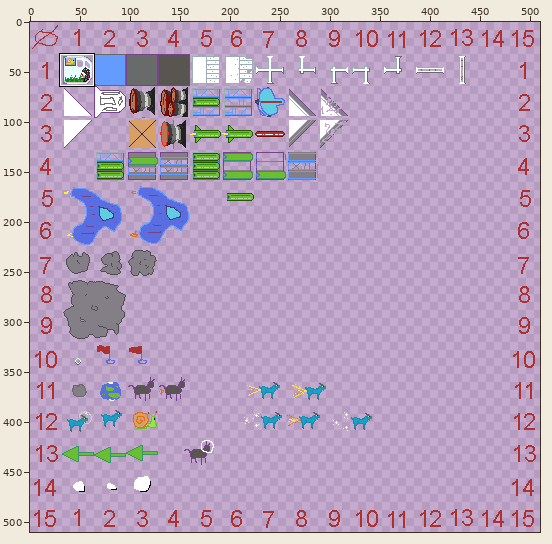
Sprite sheet, stored at src-deploy/public/ludumDare43/images/ship-001.png. The first picture is a wide view before the edit; the outline marks the close-up.
Close-up. Before the commit:
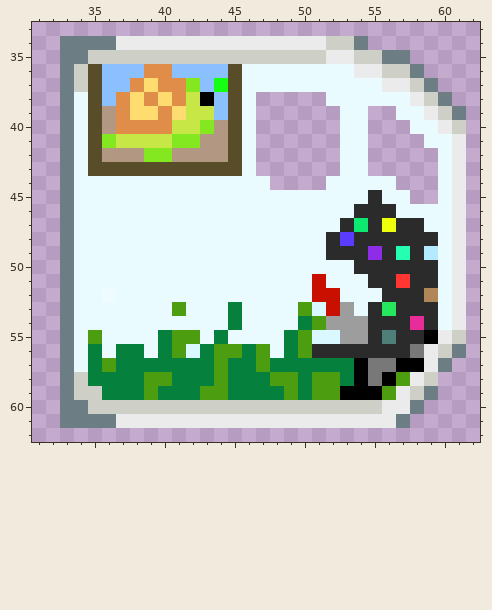
The file is 512x512 pixels. Pixels under 10% opacity are left out. Colours within 5 levels of each other are drawn and written as one. Shown: x 31..62, y 33..62. The wide view leaves out empty margins. The commit also changed other parts of the picture, which this record leaves out.
The same view after the edit:
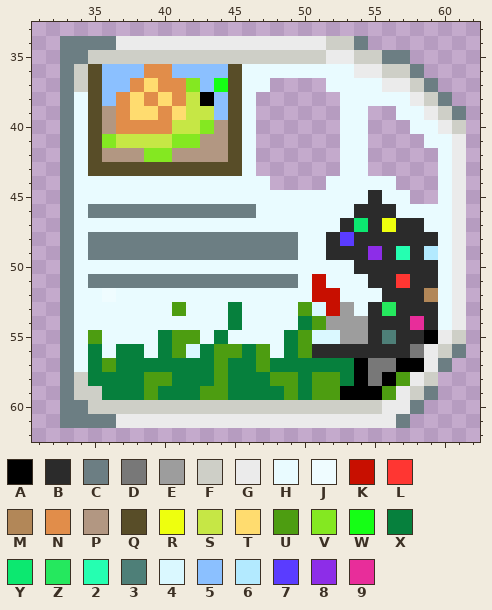
Palette (. is transparent): A #000000  B #2b2b2b  C #6c7e83  D #787878  E #9d9d9d  F #cecfc7  G #ebebeb  H #e9fbff  J #effcff  K #c80f00  L #ff3632  M #b28758  N #e18d4a  P #b29782  Q #584d28  R #eeff0e  S #c6e745  T #ffdc6f  U #4d9d11  V #84e821  W #15ff15  X #06803d  Y #0ce870  Z #25e85e  2 #25ffb1  3 #4e7f78  4 #daf8ff  5 #8bc0ff  6 #b3eaff  7 #5a3cff  8 #8d2de8  9 #e82d9a
The edit:
@@ x 46..54 @@
 36 HHHHHHHHG
-37 HHHHHHHHH
-38 H.....HHH
+37 HH....HHH
+38 H......HH
 39 H......HH
@@ x 33..51 @@
 45 CHHHHHHHHHHHHHHHHHH
-46 CHHHHHHHHHHHHHHHHHH
+46 CHCCCCCCCCCCCCHHHHH
 47 CHHHHHHHHHHHHHHHHHH
-48 CHHHHHHHHHHHHHHHHHH
-49 CHHHHHHHHHHHHHHHHHH
+48 CHCCCCCCCCCCCCCCCHH
+49 CHCCCCCCCCCCCCCCCHH
 50 CHHHHHHHHHHHHHHHHHH
-51 CHHHHHHHHHHHHHHHHHK
+51 CHCCCCCCCCCCCCCCCHK
 52 CHHJHHHHHHHHHHHHHHK
